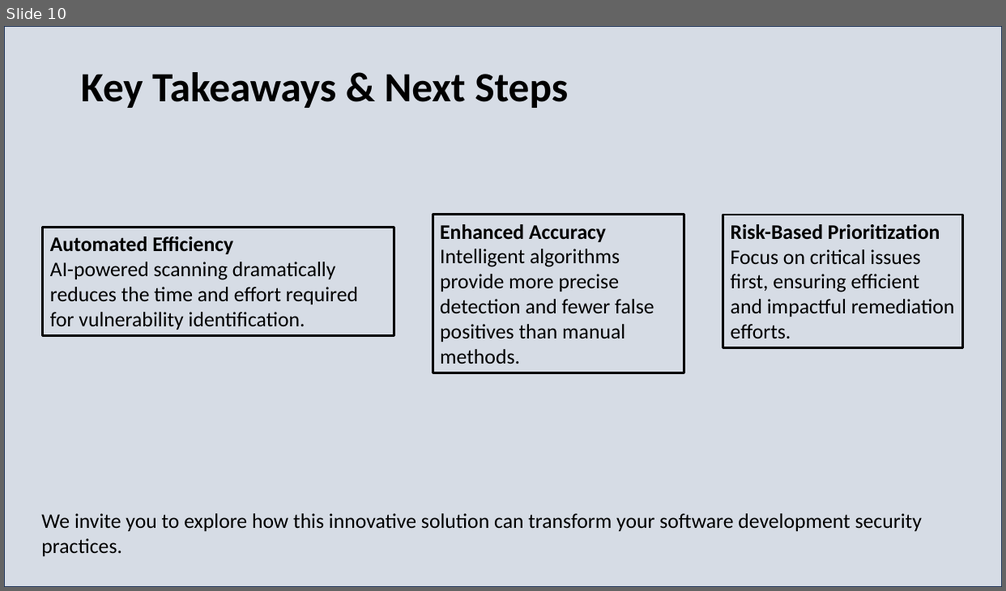
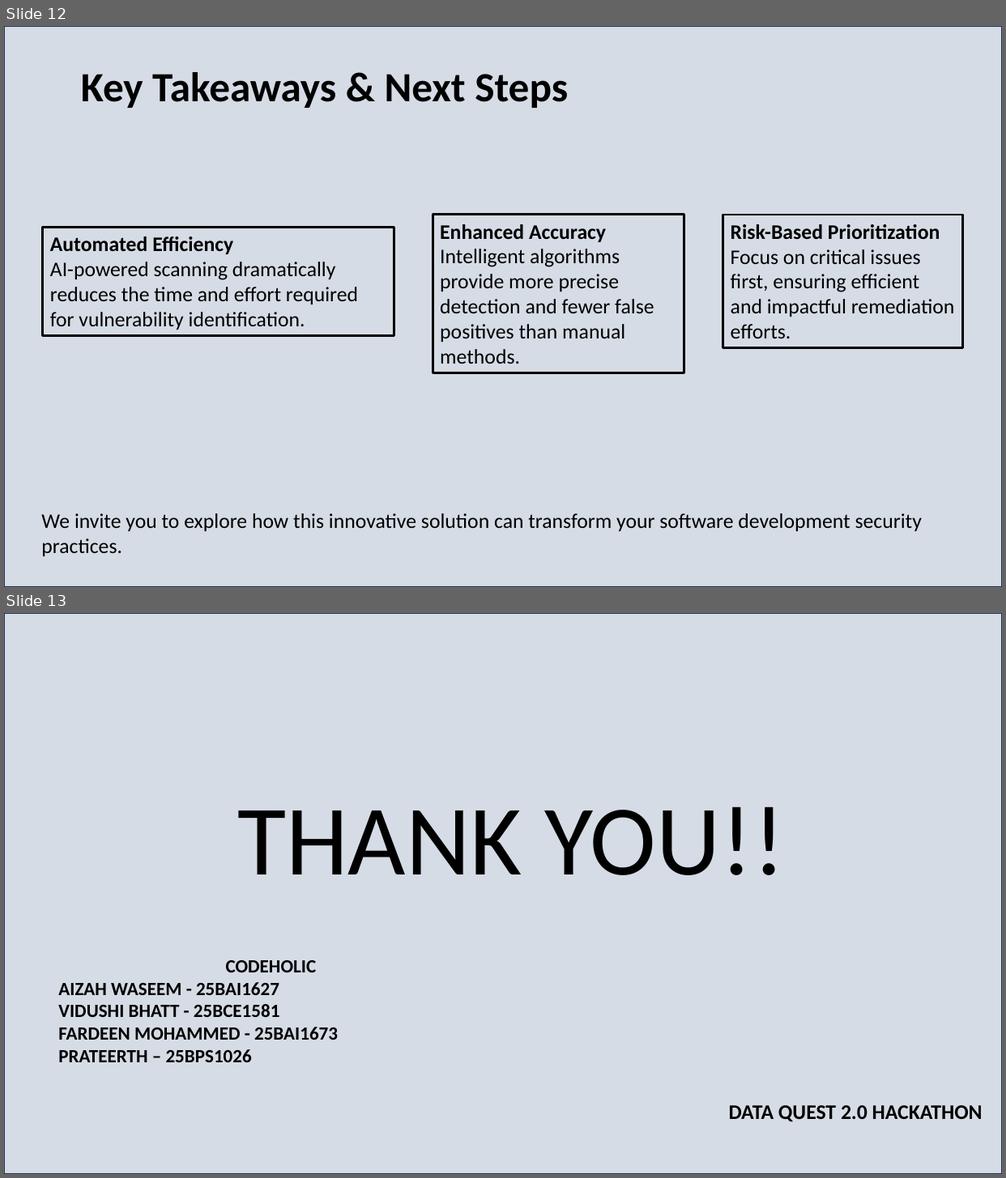
Before and after one commit to fardeen-codes07/Smart-Code-vulnerablilty-Triage-System, a slide deck: SOURCE CODE SCANNER PPT.pptx. Shown one above the other, each under a label of ours: slide 10 before the commit, slides 12 and 13 after it. The pictures are 1006x591 and 1006x1178 pixels, drawn with LibreOffice and Linux fonts; fonts in the diff are those of the drawing. Boxes give left, top, right and bottom in pixels: in the first picture for what was removed or moved away, otherwise in the second. Text is boxed around its words. In the diff, an @@ line names an element or a change of style, - is before the commit and + after.

```diff
--- a/SOURCE CODE SCANNER PPT.pptx
+++ b/SOURCE CODE SCANNER PPT.pptx
@@ slide 13 added at [4, 613, 1002, 1174], background #FFFFFF @@
@@ rectangle added at [4, 613, 1002, 1174], fill #D6DCE5, outline #1E3256 1 pt @@
@@ text added at [237, 807, 785, 875], 96 pt, text #000000 @@
+THANK YOU!!
@@ text added at [58, 960, 338, 1063], 18 pt, text #000000, bold @@
+CODEHOLIC
+AIZAH WASEEM - 25BAI1627
+VIDUSHI BHATT - 25BCE1581
+FARDEEN MOHAMMED - 25BAI1673
+PRATEERTH – 25BPS1026
@@ text added at [729, 1105, 982, 1122], 20 pt, text #000000, bold @@
+DATA QUEST 2.0 HACKATHON
@@ what was slide 10 is now slide 12 @@
```
Also in this commit, not shown: 7 slides changed, 2 other slides added.
